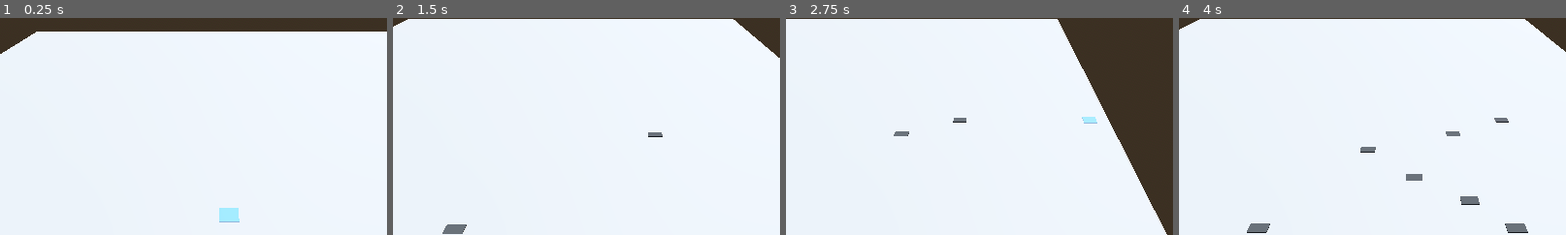
Above: before the commit, frames 1-4 (left to right).
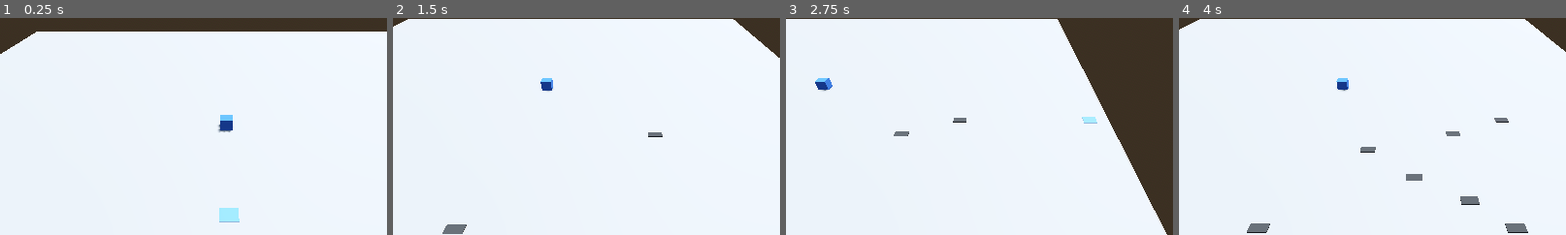
Above: after the commit, the same moments.

Repository: SirPrincy/TrayB
Game: Godot game, scene res://main.tscn
Two runs of this game, one before a commit and one after it. Both use one fixed random seed, a clock stepped at 60 frames per second and the inputs below.
Inputs (mouse positions are % of the whole screen's width and height, from its top left):
- Up to frame 1 (0.25 s): no input
- Up to frame 2 (1.5 s): tap Enter (ui_accept) at 0.5, 0.77 s; move the mouse to (72, 45) at 0.52 s; hold D 0.53-1.25 s; hold Z 0.53-1.25 s; click (72, 45) at 0.67 s; drag from (30, 55) to (45, 70) at 1.27 s
- Up to frame 3 (2.75 s): tap Enter (ui_accept) at 2 s; move the mouse to (60, 28) at 2.02 s; hold D from 2.03 s (still down); tap 1 at 2.1 s; click (60, 28) at 2.17 s
- Up to frame 4 (4 s): release D at 2.75 s; drag from (45, 70) to (20, 35) at 2.77 s; move the mouse to (80, 65) at 3.52 s; hold A from 3.53 s (still down); tap 3 at 3.6 s; click (80, 65) at 3.67 s; tap Enter (ui_accept) at 3.77 s
The pictures show only the part of the screen within x 22-72%, y 5-55%; the shares and areas given below are measured in that part.

The runs differ from the first frame. In frame 1, 0.3% of the frame differs, in the area x 56-61%, y 44-53%; in frame 2, 0.2%; in frame 3, 0.2%; in frame 4, 0.2%.

Commit message:
Implement Milestone 3: Vehicles, A* Navigation, and Economy
- Created EconomyManager Autoload for budget and rewards.
- Updated MapManager with AStar2D navigation, road costs, and removal logic.
- Created Vehicle system with fluid movement and path validation.
- Created Depot (Spawner) for instantiating vehicles on click.
- Integrated right-click road removal and Depot in main scene.
- Added French comments as per conventions.

Co-authored-by: SirPrincy <267638137+SirPrincy@users.noreply.github.com>

Diff:
--- /dev/null
+++ b/Depot.tscn
@@ -0,0 +1,24 @@
+[gd_scene load_steps=5 format=3 uid="uid://c7d6r3v8j1k2a"]
+
+[ext_resource type="Script" path="res://scripts/Depot.gd" id="1_depot"]
+
+[sub_resource type="BoxShape3D" id="BoxShape3D_1"]
+size = Vector3(1.8, 1.5, 1.8)
+
+[sub_resource type="StandardMaterial3D" id="StandardMaterial3D_1"]
+albedo_color = Color(0.2, 0.4, 0.8, 1)
+
+[sub_resource type="BoxMesh" id="BoxMesh_1"]
+material = SubResource("StandardMaterial3D_1")
+size = Vector3(1.8, 1.5, 1.8)
+
+[node name="Depot" type="StaticBody3D"]
+script = ExtResource("1_depot")
+
+[node name="CollisionShape3D" type="CollisionShape3D" parent="."]
+transform = Transform3D(1, 0, 0, 0, 1, 0, 0, 0, 1, 0, 0.75, 0)
+shape = SubResource("BoxShape3D_1")
+
+[node name="MeshInstance3D" type="MeshInstance3D" parent="."]
+transform = Transform3D(1, 0, 0, 0, 1, 0, 0, 0, 1, 0, 0.75, 0)
+mesh = SubResource("BoxMesh_1")
--- /dev/null
+++ b/Vehicle.tscn
@@ -0,0 +1,17 @@
+[gd_scene load_steps=4 format=3 uid="uid://dp6b7v6n5k7u2"]
+
+[ext_resource type="Script" path="res://scripts/Vehicle.gd" id="1_veh"]
+
+[sub_resource type="StandardMaterial3D" id="StandardMaterial3D_1"]
+albedo_color = Color(1, 0.2, 0.2, 1)
+
+[sub_resource type="BoxMesh" id="BoxMesh_1"]
+material = SubResource("StandardMaterial3D_1")
+size = Vector3(1, 1, 1)
+
+[node name="Vehicle" type="Node3D"]
+script = ExtResource("1_veh")
+
+[node name="MeshInstance3D" type="MeshInstance3D" parent="."]
+transform = Transform3D(1, 0, 0, 0, 1, 0, 0, 0, 1, 0, 0.5, 0)
+mesh = SubResource("BoxMesh_1")
--- a/main.tscn
+++ b/main.tscn
@@ -2,6 +2,7 @@
 
 [ext_resource type="Script" path="res://scripts/RTSCamera.gd" id="1_rts"]
 [ext_resource type="Script" path="res://scripts/GridCursor.gd" id="2_grid"]
+[ext_resource type="PackedScene" uid="uid://c7d6r3v8j1k2a" path="res://Depot.tscn" id="3_depot"]
 
 [sub_resource type="ProceduralSkyMaterial" id="ProceduralSkyMaterial_1"]
 sky_top_color = Color(0.384314, 0.454902, 0.54902, 1)
@@ -49,3 +50,6 @@
 
 [node name="MeshInstance3D" type="MeshInstance3D" parent="GridCursor"]
 mesh = SubResource("BoxMesh_1")
+
+[node name="Depot" parent="." instance=ExtResource("3_depot")]
+transform = Transform3D(1, 0, 0, 0, 1, 0, 0, 0, 1, 1, 0, 1)
--- a/project.godot
+++ b/project.godot
@@ -19,6 +19,7 @@
 
 TimeManager="*res://scripts/TimeManager.gd"
 MapManager="*res://scripts/MapManager.gd"
+EconomyManager="*res://scripts/EconomyManager.gd"
 
 [physics]
 
--- /dev/null
+++ b/scripts/Depot.gd
@@ -0,0 +1,42 @@
+extends StaticBody3D
+
+# Depot.gd
+# Un bâtiment qui fait apparaître un véhicule lorsqu'on clique dessus.
+
+@export var vehicle_scene = preload("res://Vehicle.tscn")
+
+func _ready() -> void:
+	# Enregistrement du dépôt dans MapManager pour la navigation
+	var grid_pos = MapManager.world_to_grid(global_position)
+	MapManager.add_building(grid_pos, "depot")
+
+func _input_event(_camera: Camera3D, event: InputEvent, _position: Vector3, _normal: Vector3, _shape_idx: int) -> void:
+	if event is InputEventMouseButton and event.button_index == MOUSE_BUTTON_LEFT and event.pressed:
+		_spawn_vehicle()
+
+func _spawn_vehicle():
+	print("Dépôt cliqué ! Apparition d'un véhicule.")
+
+	# Position du dépôt sur la grille
+	var grid_pos = MapManager.world_to_grid(global_position)
+
+	# On cherche une destination (une route existante au hasard pour le test)
+	var roads = []
+	for pos in MapManager.grid_data.keys():
+		if MapManager.grid_data[pos] == "route":
+			roads.append(pos)
+
+	if roads.is_empty():
+		print("Aucune route disponible pour le véhicule !")
+		return
+
+	var target_pos = roads.pick_random()
+	var path = MapManager.get_route_path(grid_pos, target_pos)
+
+	if path.is_empty():
+		print("Pas de chemin trouvé vers ", target_pos)
+		return
+
+	var vehicle = vehicle_scene.instantiate()
+	get_parent().add_child(vehicle)
+	vehicle.set_path(path)
--- /dev/null
+++ b/scripts/EconomyManager.gd
@@ -0,0 +1,28 @@
+extends Node
+
+# EconomyManager.gd
+# Gère l'économie du jeu : solde, revenus et dépenses.
+
+signal balance_changed(new_balance: int)
+
+@export var balance: int = 1000:
+	set(value):
+		balance = value
+		balance_changed.emit(balance)
+		print("Nouveau solde : ", balance)
+
+func _ready() -> void:
+	print("EconomyManager prêt. Solde initial : ", balance)
+
+# Ajoute de l'argent au solde
+func add_money(amount: int) -> void:
+	balance += amount
+
+# Dépense de l'argent si le solde est suffisant
+func spend_money(amount: int) -> bool:
+	if balance >= amount:
+		balance -= amount
+		return true
+	else:
+		print("Fonds insuffisants !")
+		return false
--- a/scripts/GridCursor.gd
+++ b/scripts/GridCursor.gd
@@ -49,3 +49,5 @@
 func _handle_input() -> void:
 	if Input.is_mouse_button_pressed(MOUSE_BUTTON_LEFT):
 		MapManager.add_road(_current_grid_pos)
+	elif Input.is_mouse_button_pressed(MOUSE_BUTTON_RIGHT):
+		MapManager.remove_road(_current_grid_pos)
--- a/scripts/MapManager.gd
+++ b/scripts/MapManager.gd
@@ -1,7 +1,9 @@
 extends Node3D
 
 # MapManager.gd
-# Gère les données de la carte (grille) et le rendu des infrastructures.
+# Gère les données de la carte (grille), le rendu des infrastructures et la navigation A*.
+
+signal road_removed(grid_pos: Vector2i)
 
 # Dictionnaire pour stocker les types d'infrastructures par coordonnées de grille (Vector2i)
 var grid_data = {} # { Vector2i: String }
@@ -9,41 +11,122 @@
 var visuals = {}   # { Vector2i: Node3D }
 
 @export var grid_size: float = 2.0
+@export var road_cost: int = 50
 var route_scene = preload("res://RouteVisual.tscn")
 
+# Système de navigation A*
+var astar = AStar2D.new()
+var _grid_to_id = {}
+var _next_id = 0
+
 func _ready() -> void:
-	# On s'assure que le MapManager est bien positionné au centre si nécessaire
-	# mais comme il gère des positions absolues, peu importe.
 	pass
+
+# Retourne un ID unique pour une position de grille
+func _get_or_create_id(grid_pos: Vector2i) -> int:
+	if not _grid_to_id.has(grid_pos):
+		_grid_to_id[grid_pos] = _next_id
+		astar.add_point(_next_id, Vector2(grid_pos.x, grid_pos.y))
+		_next_id += 1
+	return _grid_to_id[grid_pos]
 
 # Ajoute une route à la position donnée (coordonnées de grille)
 func add_road(grid_pos: Vector2i):
 	if grid_data.has(grid_pos):
-		return # Empêche de poser deux routes au même endroit
+		return
+
+	# Vérification du budget via EconomyManager
+	if not EconomyManager.spend_money(road_cost):
+		return
 
 	grid_data[grid_pos] = "route"
 	_create_visual(grid_pos)
+	_update_astar_connections(grid_pos)
 	_update_neighbors(grid_pos)
+
+# Permet d'ajouter un bâtiment qui participe à la navigation
+func add_building(grid_pos: Vector2i, type: String):
+	if grid_data.has(grid_pos):
+		return
+
+	grid_data[grid_pos] = type
+	_update_astar_connections(grid_pos)
+	# On ne crée pas de visuel ici car le bâtiment a sa propre scène
+
+func _update_astar_connections(grid_pos: Vector2i):
+	var current_id = _get_or_create_id(grid_pos)
+	var neighbors = [
+		grid_pos + Vector2i.UP,
+		grid_pos + Vector2i.DOWN,
+		grid_pos + Vector2i.LEFT,
+		grid_pos + Vector2i.RIGHT
+	]
+
+	for n_pos in neighbors:
+		if grid_data.has(n_pos):
+			var n_id = _get_or_create_id(n_pos)
+			astar.connect_points(current_id, n_id)
+
+# Supprime une route
+func remove_road(grid_pos: Vector2i):
+	if not grid_data.has(grid_pos) or grid_data[grid_pos] != "route":
+		return
+
+	grid_data.erase(grid_pos)
+
+	if visuals.has(grid_pos):
+		visuals[grid_pos].queue_free()
+		visuals.erase(grid_pos)
+
+	if _grid_to_id.has(grid_pos):
+		var id = _grid_to_id[grid_pos]
+		astar.remove_point(id)
+		_grid_to_id.erase(grid_pos)
+
+	road_removed.emit(grid_pos)
+	_update_neighbors(grid_pos)
+
+# Calcule un chemin entre deux positions de grille
+func get_route_path(start_grid_pos: Vector2i, end_grid_pos: Vector2i) -> Array[Vector3]:
+	if not _grid_to_id.has(start_grid_pos) or not _grid_to_id.has(end_grid_pos):
+		return []
+
+	var start_id = _grid_to_id[start_grid_pos]
+	var end_id = _grid_to_id[end_grid_pos]
+
+	var point_path = astar.get_point_path(start_id, end_id)
+	var world_path: Array[Vector3] = []
+
+	for point in point_path:
+		world_path.append(grid_to_world(Vector2i(int(point.x), int(point.y))))
+
+	return world_path
+
+# Utilitaires de conversion
+func grid_to_world(grid_pos: Vector2i) -> Vector3:
+	var world_x = grid_pos.x * grid_size + (grid_size / 2.0)
+	var world_z = grid_pos.y * grid_size + (grid_size / 2.0)
+	return Vector3(world_x, 0.0, world_z)
+
+func world_to_grid(world_pos: Vector3) -> Vector2i:
+	var grid_x = floor(world_pos.x / grid_size)
+	var grid_z = floor(world_pos.z / grid_size)
+	return Vector2i(int(grid_x), int(grid_z))
 
 # Crée l'instance visuelle pour une case de route
 func _create_visual(grid_pos: Vector2i):
 	if not route_scene:
-		push_error("RouteVisual.tscn n'est pas chargé")
 		return
 
 	var instance = route_scene.instantiate()
 	add_child(instance)
-
-	# Positionnement au centre de la case de grille
-	# On multiplie par grid_size et on ajoute grid_size/2 pour centrer le mesh
-	var world_x = grid_pos.x * grid_size + (grid_size / 2.0)
-	var world_z = grid_pos.y * grid_size + (grid_size / 2.0)
-	instance.position = Vector3(world_x, 0.01, world_z) # 0.01 pour éviter le Z-fighting avec le sol
+	instance.position = grid_to_world(grid_pos)
+	instance.position.y = 0.01
 
 	visuals[grid_pos] = instance
 	_update_visual(grid_pos)
 
-# Met à jour les voisins d'une case pour recalculer leur auto-tiling
+# Met à jour les voisins d'une case
 func _update_neighbors(grid_pos: Vector2i):
 	var neighbors = [
 		grid_pos + Vector2i.UP,
@@ -60,29 +143,20 @@
 	var visual = visuals[grid_pos]
 	if not visual: return
 
-	# Vérification de la présence de voisins (haut, bas, gauche, droite)
-	var up = grid_data.has(grid_pos + Vector2i.UP)
-	var down = grid_data.has(grid_pos + Vector2i.DOWN)
-	var left = grid_data.has(grid_pos + Vector2i.LEFT)
-	var right = grid_data.has(grid_pos + Vector2i.RIGHT)
-
-	# Logique de rotation et d'échelle pour simuler des connexions
-	# C'est ici qu'on peut plus tard remplacer par des modèles de virages/croisements
+	var up = grid_data.get(grid_pos + Vector2i.UP) == "route"
+	var down = grid_data.get(grid_pos + Vector2i.DOWN) == "route"
+	var left = grid_data.get(grid_pos + Vector2i.LEFT) == "route"
+	var right = grid_data.get(grid_pos + Vector2i.RIGHT) == "route"
 
 	if (up or down) and not (left or right):
-		# Route verticale
 		visual.rotation_degrees.y = 90
 		visual.scale = Vector3(1, 1, 1)
 	elif (left or right) and not (up or down):
-		# Route horizontale
 		visual.rotation_degrees.y = 0
 		visual.scale = Vector3(1, 1, 1)
 	elif (up or down) and (left or right):
-		# Intersection
 		visual.rotation_degrees.y = 0
-		# On augmente un peu l'échelle pour couvrir l'intersection avec le rectangle
 		visual.scale = Vector3(1.2, 1, 1.2)
 	else:
-		# Route isolée
 		visual.rotation_degrees.y = 0
 		visual.scale = Vector3(1, 1, 1)
--- /dev/null
+++ b/scripts/Vehicle.gd
@@ -0,0 +1,83 @@
+extends Node3D
+
+# Vehicle.gd
+# Gère le déplacement fluide du véhicule sur la grille via le chemin A*.
+
+@export var speed: float = 5.0
+@export var reward: int = 100
+
+var path: Array[Vector3] = []
+var target_index: int = 0
+var is_moving: bool = false
+
+func _ready() -> void:
+	# On s'assure que le véhicule est bien au-dessus du sol
+	position.y = 0.5
+	MapManager.road_removed.connect(_on_road_removed_globally)
+
+func _on_road_removed_globally(_grid_pos: Vector2i):
+	check_path_validity()
+
+func _process(delta: float) -> void:
+	if not is_moving or target_index >= path.size():
+		return
+
+	# Intégration du speed_factor du TimeManager
+	# Note: Engine.time_scale gère déjà delta si on utilise delta normalement,
+	# mais il est bon de vérifier si on veut un comportement spécifique.
+	# Ici, delta est déjà affecté par Engine.time_scale.
+
+	var target_pos = path[target_index]
+	target_pos.y = position.y # Garder la même hauteur
+
+	var direction = (target_pos - position).normalized()
+	var distance = position.distance_to(target_pos)
+
+	# Mouvement fluide
+	var move_distance = speed * delta
+
+	if move_distance >= distance:
+		position = target_pos
+		target_index += 1
+		if target_index >= path.size():
+			_on_arrival()
+	else:
+		position += direction * move_distance
+		# Rotation vers la cible pour le look
+		if direction != Vector3.ZERO:
+			look_at(position + direction, Vector3.UP)
+
+# Définit un nouveau chemin à suivre
+func set_path(new_path: Array[Vector3]):
+	if new_path.size() < 2:
+		is_moving = false
+		return
+
+	path = new_path
+	target_index = 1 # On commence à l'index 1 car l'index 0 est la position actuelle
+	position = path[0]
+	position.y = 0.5
+	is_moving = true
+
+# Appelé quand le véhicule atteint sa destination
+func _on_arrival():
+	is_moving = false
+	EconomyManager.add_money(reward)
+	print("Véhicule arrivé ! Gain : ", reward)
+	# On peut supprimer le véhicule ou le renvoyer au dépôt
+	queue_free()
+
+# Vérifie si le chemin est toujours valide (utilisé par MapManager si une route est supprimée)
+func check_path_validity():
+	for p in path:
+		var grid_pos = MapManager.world_to_grid(p)
+		if not MapManager.grid_data.has(grid_pos):
+			# La route a été supprimée !
+			_on_path_invalidated()
+			return
+
+func _on_path_invalidated():
+	print("Chemin invalidé ! Arrêt du véhicule.")
+	is_moving = false
+	# Optionnel : essayer de recalculer un chemin
+	queue_free() # Pour l'instant on le supprime simplement
